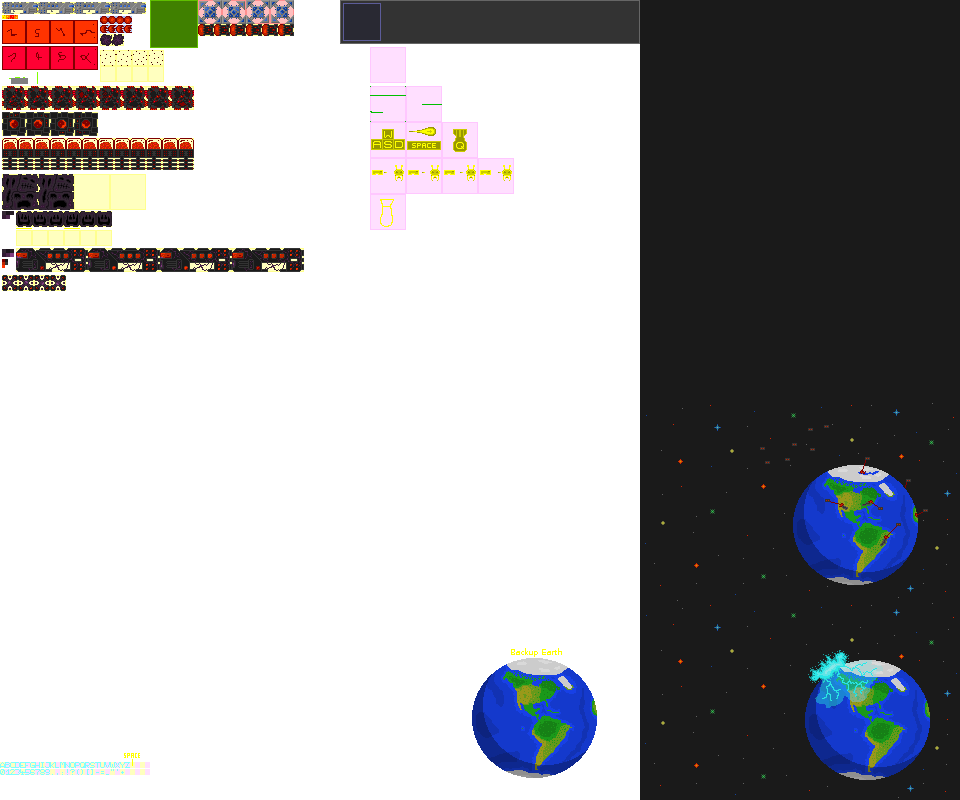
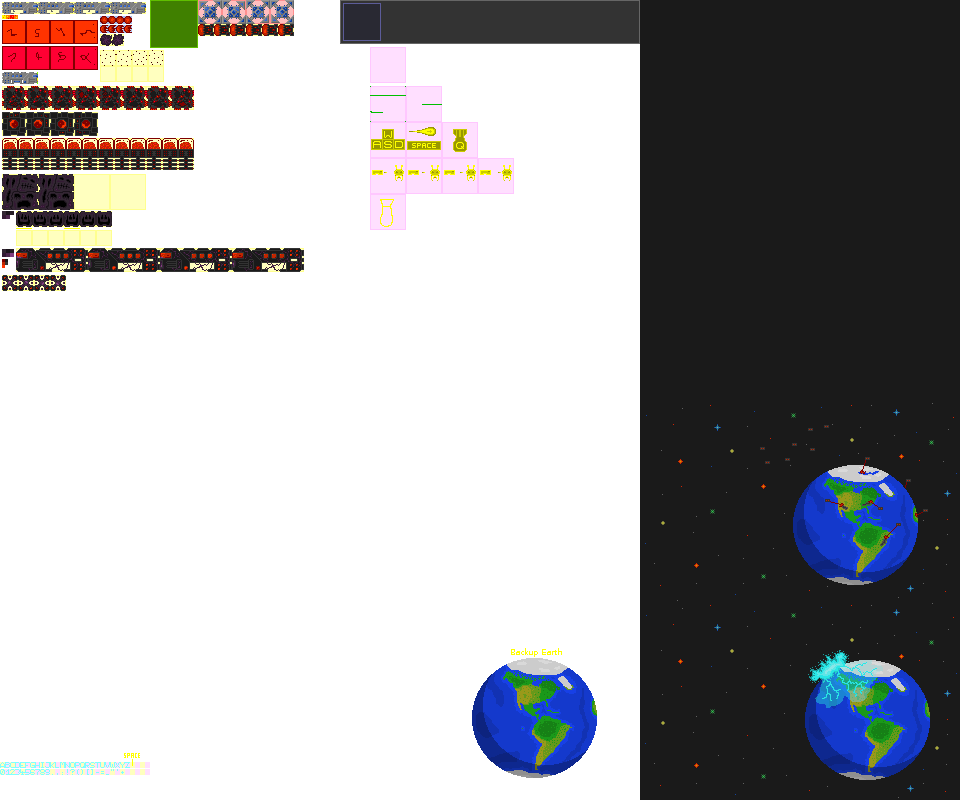
Layers edited between the first and the second (960, 800) image:
painted on "sprites" over [11, 78, 28, 84]
painted on "helpers" over [2, 72, 38, 84]
